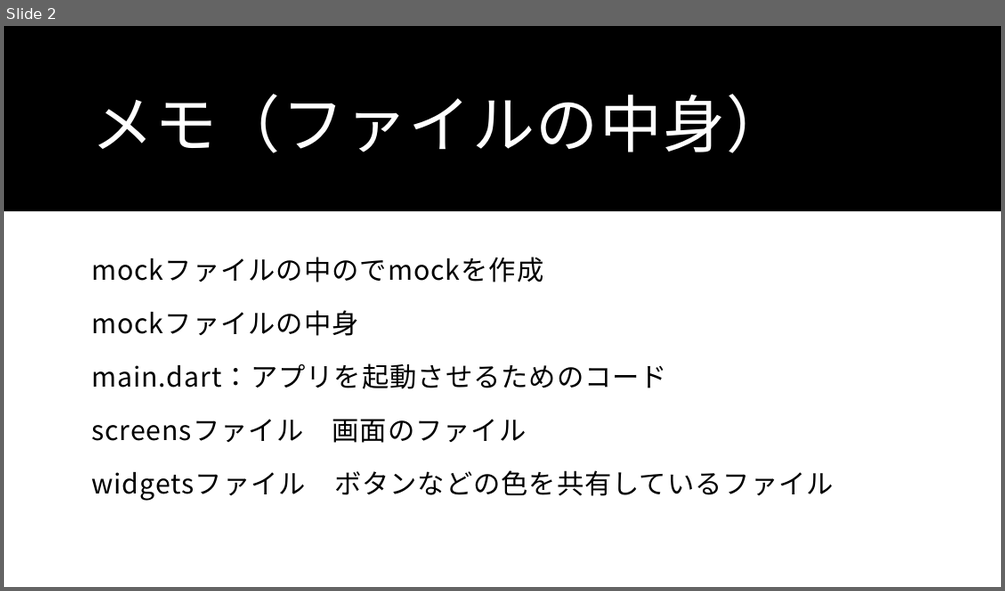
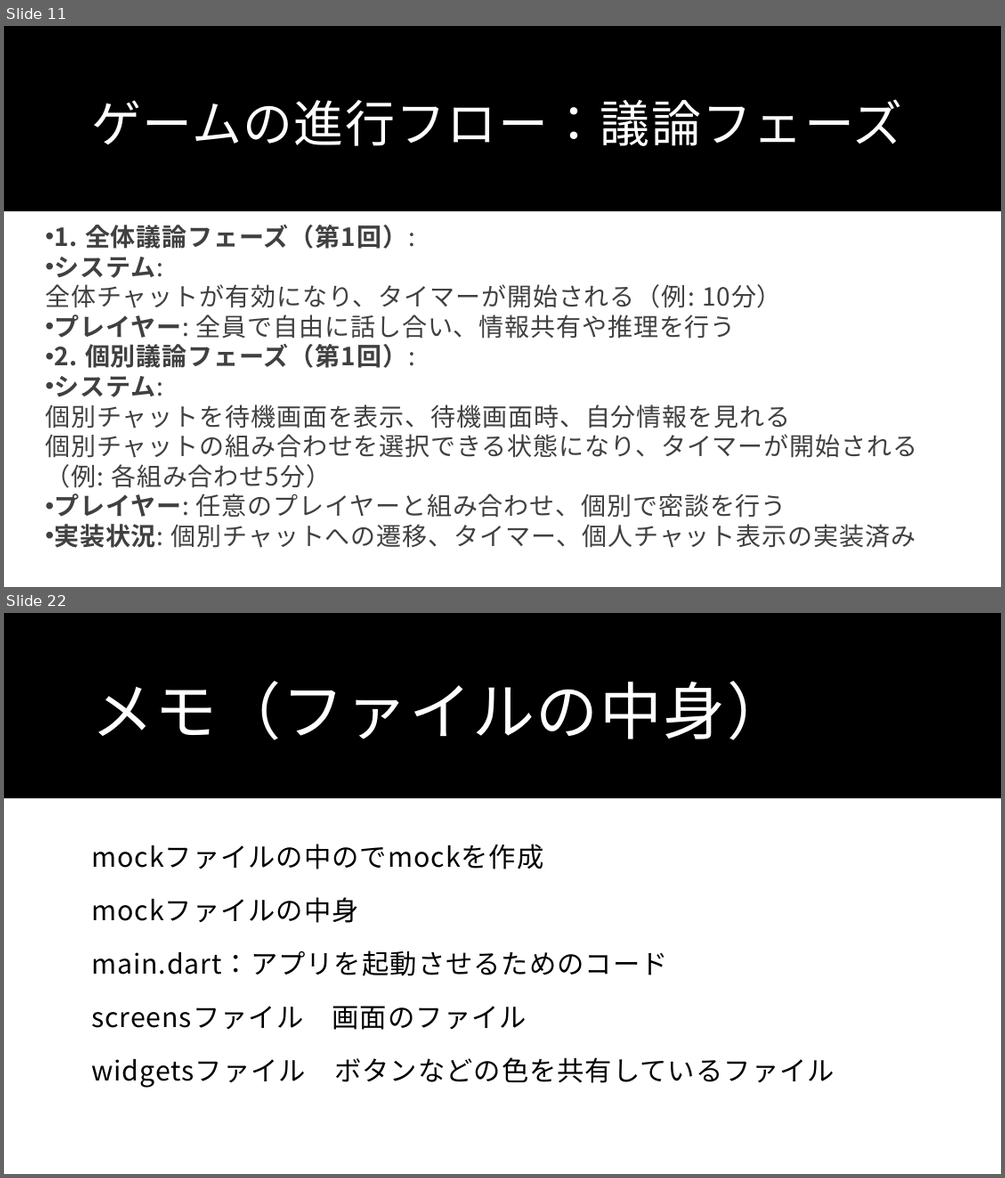
Before and after one commit to Wtnbtkm/flutter_application_1, a slide deck: Flutterの制作仕様書・アイディア（メモ）.pptx. Shown one above the other, each under a label of ours: slide 2 before the commit, slides 11 and 22 after it; the slides between them are not shown. The pictures are 1005x591 and 1005x1178 pixels, drawn with LibreOffice and Linux fonts; fonts in the diff are those of the drawing. Boxes give left, top, right and bottom in pixels: in the first picture for what was removed or moved away, otherwise in the second. Text is boxed around its words. In the diff, an @@ line names an element or a change of style, - is before the commit and + after.

```diff
--- a/Flutterの制作仕様書・アイディア（メモ）.pptx
+++ b/Flutterの制作仕様書・アイディア（メモ）.pptx
@@ slide 11 added at bbox=[4, 26, 1001, 587], background #FFFFFF; not listed: 1 template element that a slide beside it also shows @@
@@ title added at bbox=[91, 99, 903, 146], 48 pt, text #FFFFFF @@
+ゲームの進行フロー：議論フェーズ
@@ text added at bbox=[45, 224, 917, 548], 24 pt, text #404040 @@
+• 1. 全体議論フェーズ（第1回）:
+• システム:
+全体チャットが有効になり、タイマーが開始される（例: 10分）
+• プレイヤー: 全員で自由に話し合い、情報共有や推理を行う
+• 2. 個別議論フェーズ（第1回）:
+• システム:
+個別チャットを待機画面を表示、待機画面時、自分情報を見れる
+個別チャットの組み合わせを選択できる状態になり、タイマーが開始される
+（例: 各組み合わせ5分）
+• プレイヤー: 任意のプレイヤーと組み合わせ、個別で密談を行う
+• 実装状況: 個別チャットへの遷移、タイマー、個人チャット表示の実装済み
@@ what was slide 2 is now slide 22 @@
```
Also in this commit, not shown: 1 slide changed, 19 other slides added, 2 slides removed.
